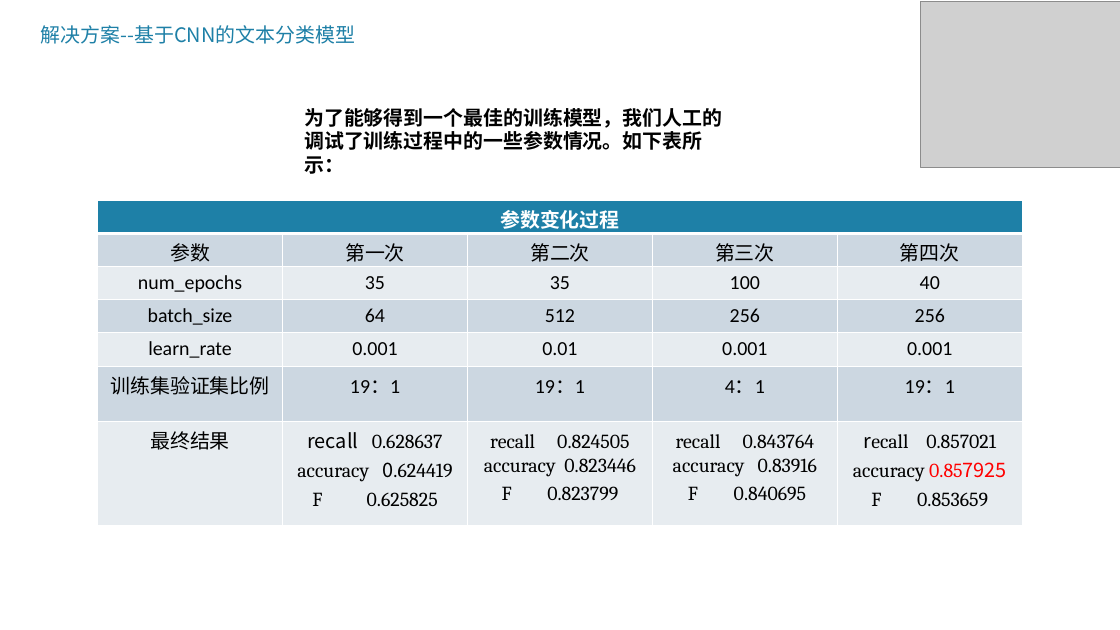
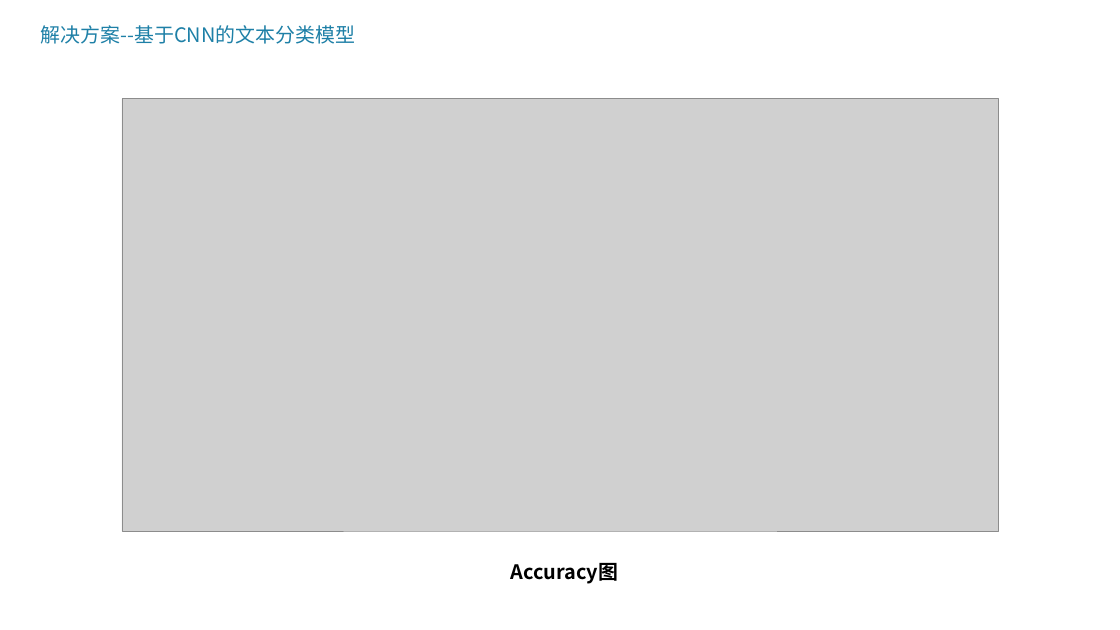
Before and after one commit to jwen-wj/Service-outsourcing, a slide deck: slide 14 of A类-1801047-TempName-2018网络零售平台商品分类项目文件包/A类-1801047-TempName-2018网络零售平台商品分类项目简介PPT.pptx. Drawn at 1120x630 pixels with LibreOffice and Linux fonts; fonts in the diff are those of the drawing; grey boxes stand for pictures. Boxes give left, top, right and bottom in pixels: in the first picture for what was removed or moved away, otherwise in the second. Text is boxed around its words. In the diff, an @@ line names an element or a change of style, - is before the commit and + after.

```diff
--- a/A类-1801047-TempName-2018网络零售平台商品分类项目文件包/A类-1801047-TempName-2018网络零售平台商品分类项目简介PPT.pptx
+++ b/A类-1801047-TempName-2018网络零售平台商品分类项目文件包/A类-1801047-TempName-2018网络零售平台商品分类项目简介PPT.pptx
@@ picture removed at (921, 2, 1120, 167) @@
@@ picture added at (122, 99, 998, 531) @@
@@ text removed at (304, 108, 722, 150) @@
-为了能够得到一个最佳的训练模型，我们人工的调试了训练过程中的一些参数情况。如下表所示：
@@ table removed at (98, 200, 1022, 549), 7 rows, 5 columns @@
-参数变化过程 |  |  |  | 
-参数 | 第一次 | 第二次 | 第三次 | 第四次
-num_epochs | 35 | 35 | 100 | 40
-batch_size | 64 | 512 | 256 | 256
-learn_rate | 0.001 | 0.01 | 0.001 | 0.001
-训练集验证集比例 | 19：1 | 19：1 | 4：1 | 19：1
-最终结果 | recall 0.628637 / accuracy 0.624419 / F 0.625825 | recall 0.824505 accuracy 0.823446 / F 0.823799 | recall 0.843764 accuracy 0.83916 / F 0.840695 | recall 0.857021 / accuracy 0.857925 / F 0.853659
@@ text added at (511, 563, 619, 584), 18 pt, text #000000, bold @@
+Accuracy图
```
Also in this commit, not shown: 1 other slide changed, 3 slides added, 5 other files.
